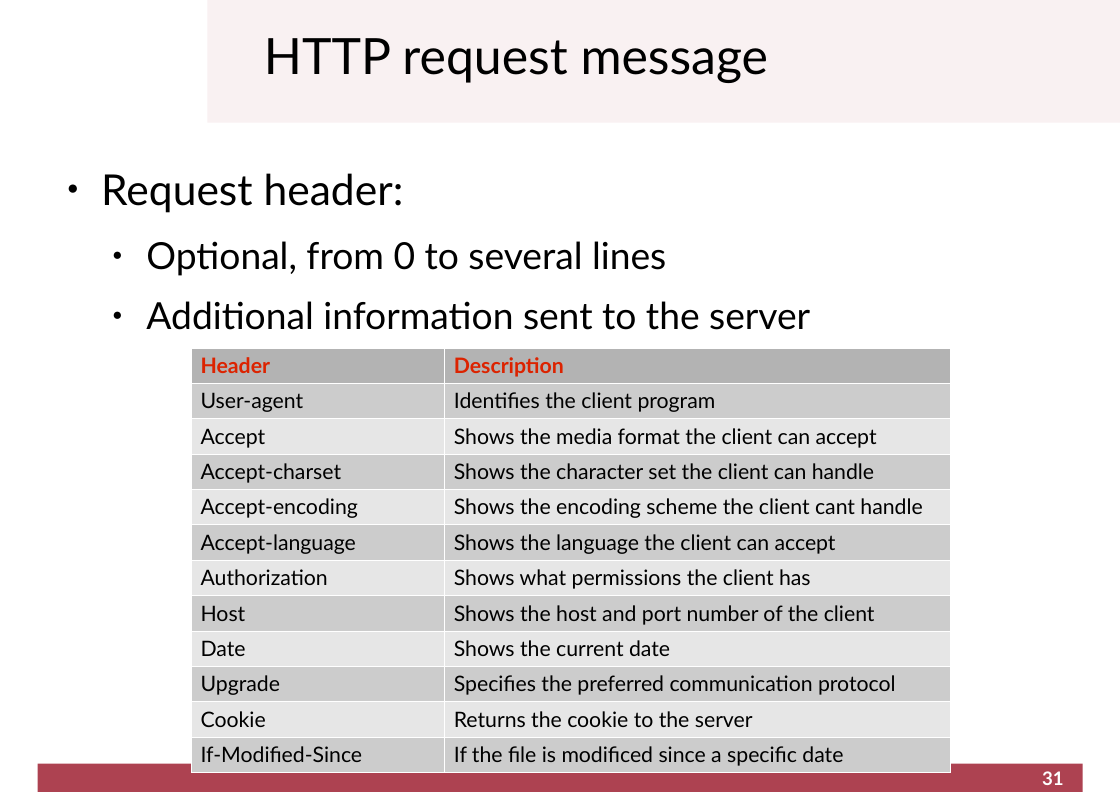
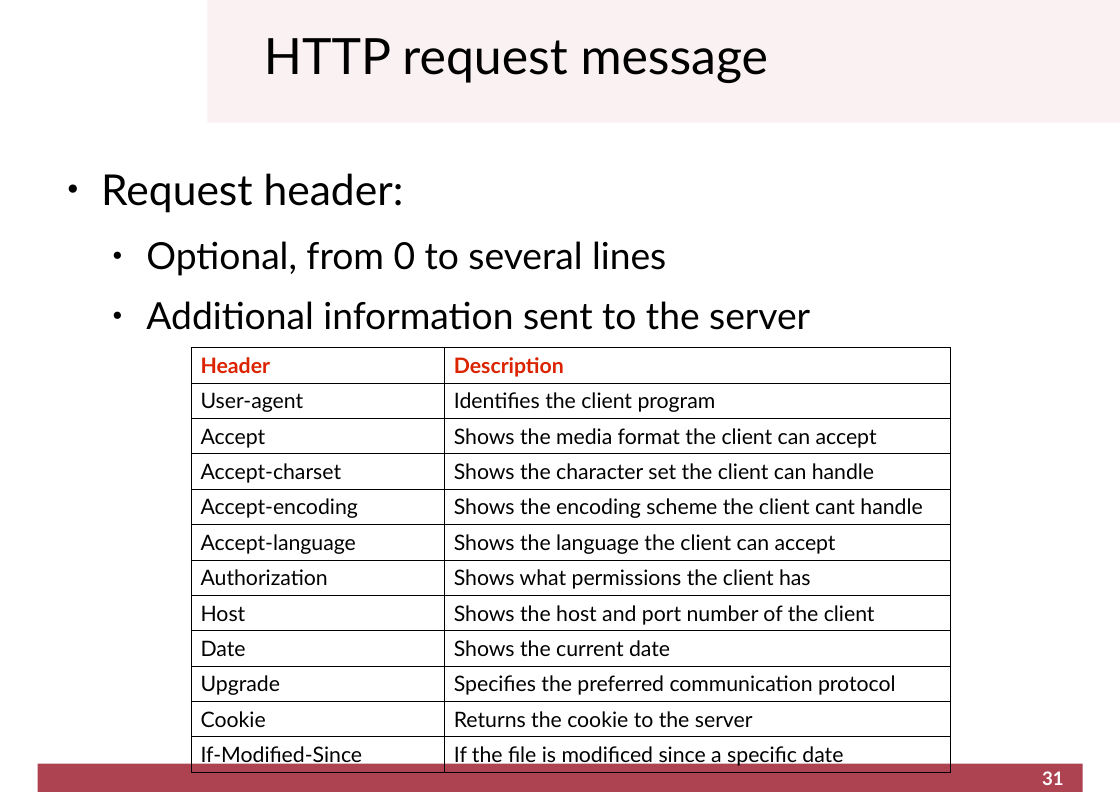
Before and after one commit to cletomartin/redes1, a slide deck: slide 31 of slides/application.odp. Drawn at 1120x792 pixels with LibreOffice and Linux fonts; fonts in the diff are those of the drawing; background and template pictures are left out. Boxes give left, top, right and bottom in pixels: in the first picture for what was removed or moved away, otherwise in the second. Text is boxed around its words. In the diff, an @@ line names an element or a change of style, - is before the commit and + after.

```diff
--- a/slides/application.odp
+++ b/slides/application.odp
@@ table at box(192, 348, 950, 772) @@
@@ fill #B3B3B3 to none in row 1 @@
@@ fill #CCCCCC to none in 12 cells @@
@@ fill #E6E6E6 to none in 10 cells @@
@@ borders changed @@
```
Also in this commit, not shown: 9 other slides changed, 1 slide added, 1 other file.
